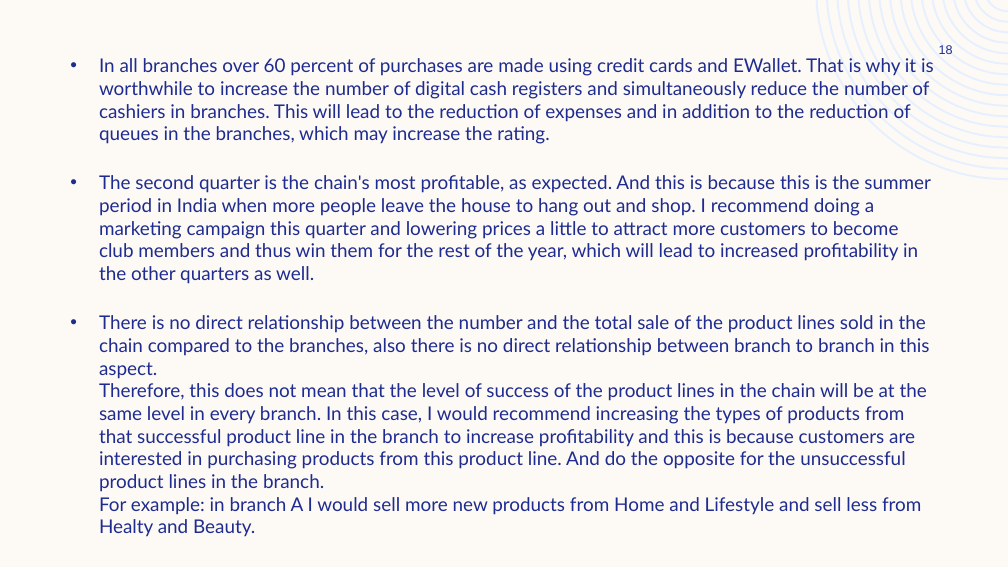
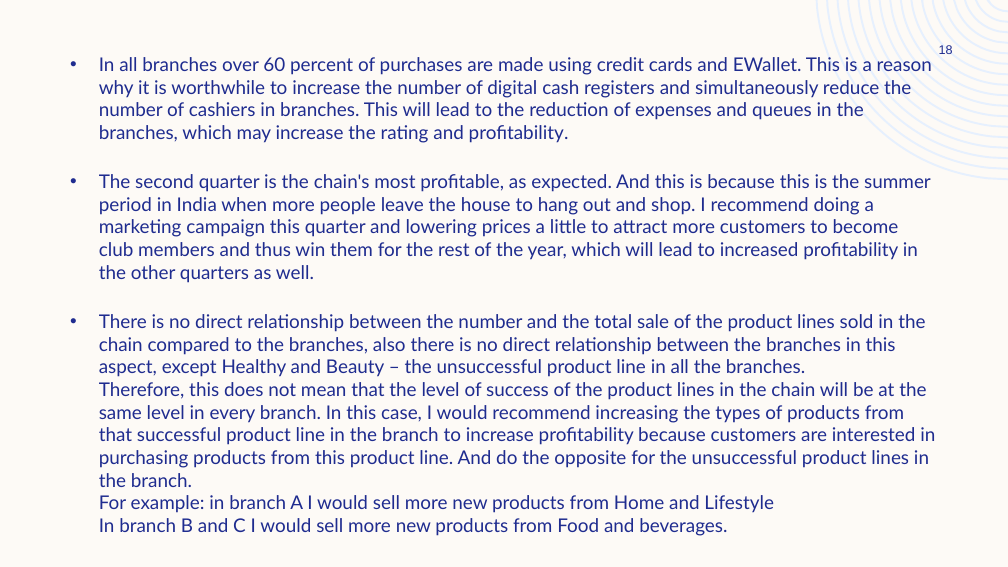
Before and after one commit to ChenAlfasi/MySQL-PowerBI---SuperMarket-Dashborad, a slide deck: slide 18 of Supermarket- PowerPoint.pptx. Drawn at 1008x567 pixels with LibreOffice and Linux fonts; fonts in the diff are those of the drawing. Boxes give left, top, right and bottom in pixels: in the first picture for what was removed or moved away, otherwise in the second. Text is boxed around its words. In the diff, an @@ line names an element or a change of style, - is before the commit and + after.

```diff
--- a/Supermarket- PowerPoint.pptx
+++ b/Supermarket- PowerPoint.pptx
@@ text at box(99, 57, 932, 143): text changed @@
-• In all branches over 60 percent of purchases are made using credit cards and EWallet. That is why it is worthwhile to increase the number of digital cash registers and simultaneously reduce the number of cashiers in branches. This will lead to the reduction of expenses and in addition to the reduction of queues in the branches, which may increase the rating.
+• In all branches over 60 percent of purchases are made using credit cards and EWallet. This is a reason why it is worthwhile to increase the number of digital cash registers and simultaneously reduce the number of cashiers in branches. This will lead to the reduction of expenses and queues in the branches, which may increase the rating and profitability.
@@ text at box(99, 314, 935, 536): text changed @@
-• There is no direct relationship between the number and the total sale of the product lines sold in the chain compared to the branches, also there is no direct relationship between branch to branch in this aspect.
-  Therefore, this does not mean that the level of success of the product lines in the chain will be at the same level in every branch. In this case, I would recommend increasing the types of products from that successful product line in the branch to increase profitability and this is because customers are interested in purchasing products from this product line. And do the opposite for the unsuccessful product lines in the branch.
-  For example: in branch A I would sell more new products from Home and Lifestyle and sell less from Healty and Beauty.
+• There is no direct relationship between the number and the total sale of the product lines sold in the chain compared to the branches, also there is no direct relationship between the branches in this aspect, except Healthy and Beauty – the unsuccessful product line in all the branches.
+  Therefore, this does not mean that the level of success of the product lines in the chain will be at the same level in every branch. In this case, I would recommend increasing the types of products from that successful product line in the branch to increase profitability because customers are interested in purchasing products from this product line. And do the opposite for the unsuccessful product lines in the branch.
+  For example: in branch A I would sell more new products from Home and Lifestyle
+  In branch B and C I would sell more new products from Food and beverages.
```
Also in this commit, not shown: 1 slide added.
